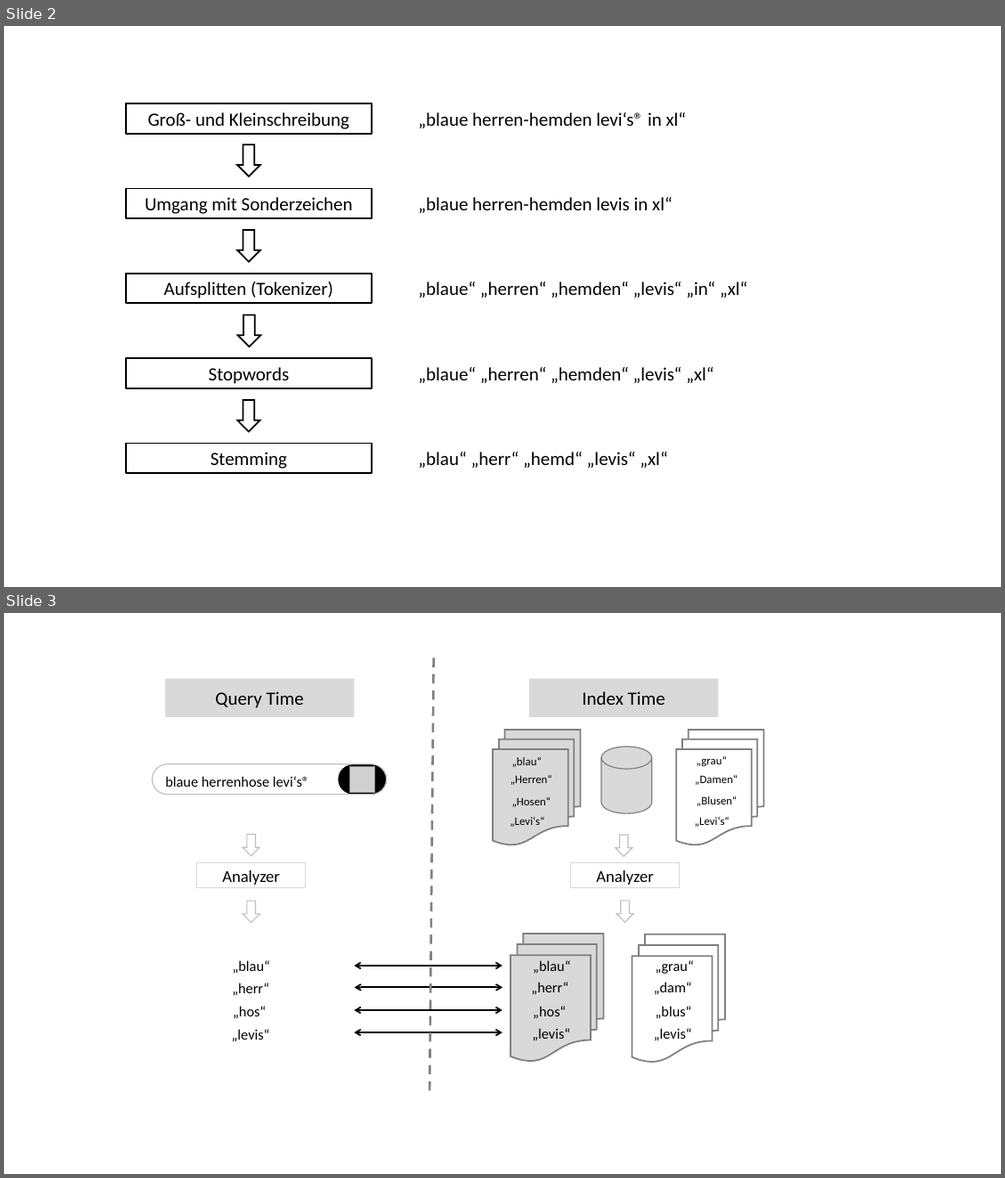
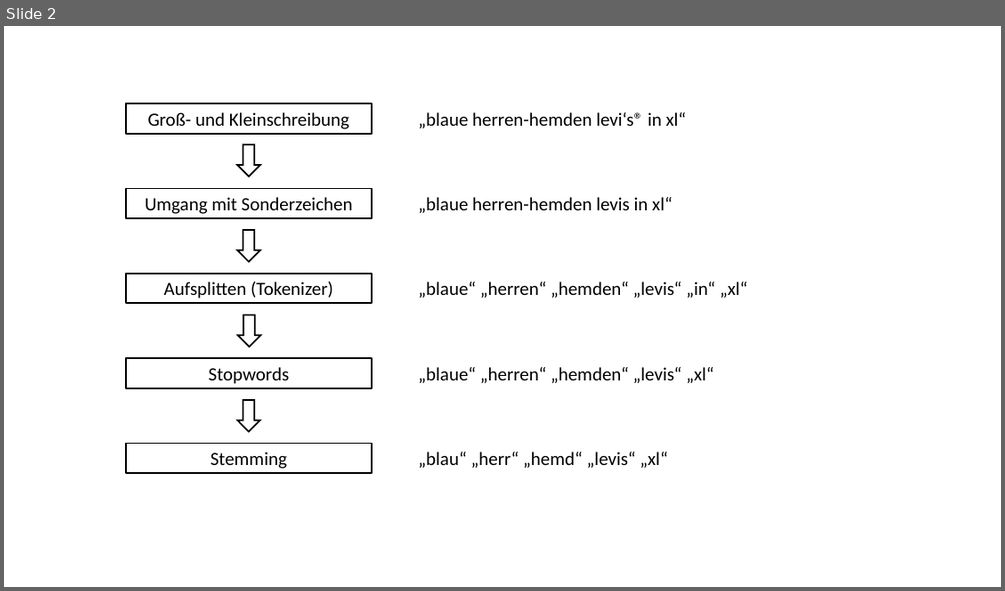
Before and after one commit to KotschM/LATEX_Bachelorarbeit, a slide deck: images/Bilder.pptx. Shown one above the other, each under a label of ours: slides 2 and 3 before the commit, slide 2 after it. The pictures are 1005x1178 and 1005x591 pixels, drawn with LibreOffice and Linux fonts; fonts in the diff are those of the drawing; grey boxes stand for pictures. Boxes give left, top, right and bottom in pixels: in the first picture for what was removed or moved away, otherwise in the second. Text is boxed around its words. In the diff, an @@ line names an element or a change of style, - is before the commit and + after.

```diff
--- a/images/Bilder.pptx
+++ b/images/Bilder.pptx
@@ slide 3 removed at (x1=4, y1=613, x2=1001, y2=1174), background #FFFFFF @@
@@ group removed at (x1=152, y1=657, x2=764, y2=1097): 21 texts, 4 rectangles, 4 down arrows, 4 double arrows, 4 flow chart multidocuments, 2 rounded rectangles, 1 cylinder, 1 picture, 1 line @@
-Query Time
-Index Time
-Analyzer
-Analyzer
-„blau“
-„herr“
-„hos“
-„levis“
-blaue herrenhose levi‘s®
-„blau“
-„herr“
-„hos“
-„levis“
-„grau“
-„dam“
-„blus“
-„levis“
-„blau“
-„Herren“
-„Hosen“
-„Levi‘s“
-„grau“
-„Damen“
-„Blusen“
-„Levi‘s“
```
Also in this commit, not shown: 2 slides added, 3 other files.
